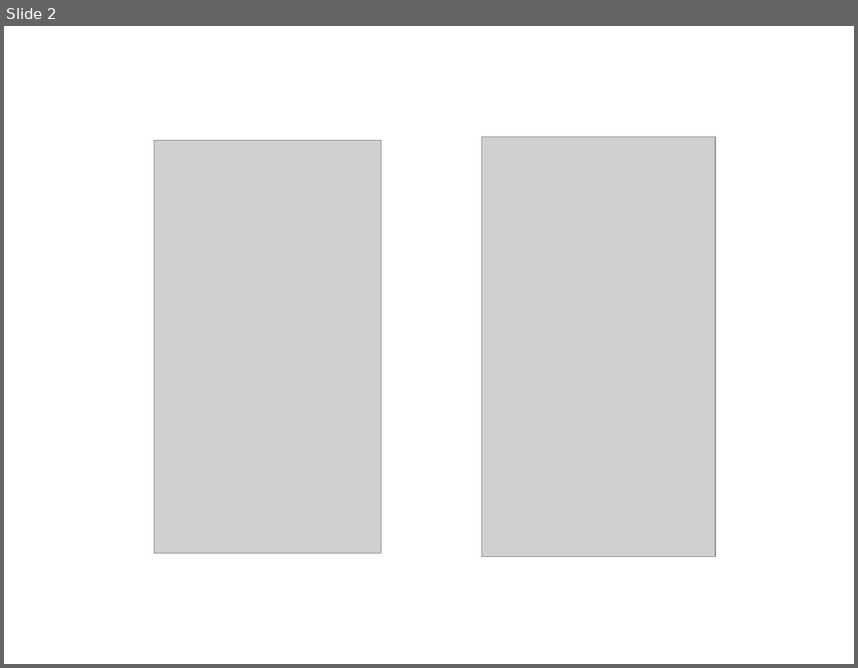
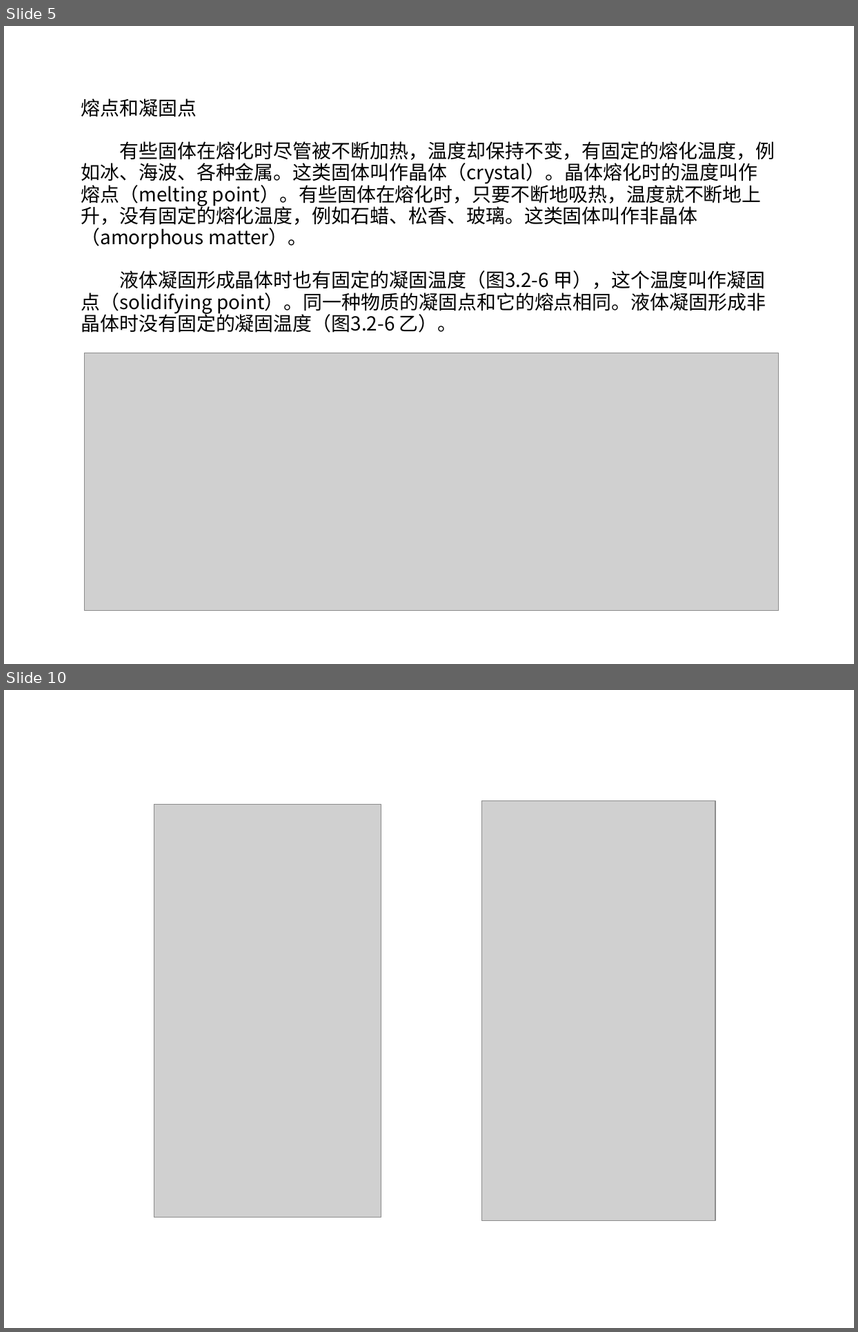
Before and after one commit to ericzhang/english-math, a slide deck: physics/grade-8-上/8上物理人教版-unit-3-物态变化.ppt. Shown one above the other, each under a label of ours: slide 2 before the commit, slides 5 and 10 after it; the slides between them are not shown. The pictures are 858x668 and 858x1332 pixels, drawn with LibreOffice and Linux fonts; fonts in the diff are those of the drawing; grey boxes stand for pictures. Boxes give left, top, right and bottom in pixels: in the first picture for what was removed or moved away, otherwise in the second. Text is boxed around its words. In the diff, an @@ line names an element or a change of style, - is before the commit and + after.

```diff
--- a/physics/grade-8-上/8上物理人教版-unit-3-物态变化.ppt
+++ b/physics/grade-8-上/8上物理人教版-unit-3-物态变化.ppt
@@ slide 5 added at (4, 26, 854, 664), background #FFFFFF @@
@@ text added at (81, 98, 775, 332), 18 pt, text #000000 @@
+熔点和凝固点
+有些固体在熔化时尽管被不断加热，温度却保持不变，有固定的熔化温度，例如冰、海波、各种金属。这类固体叫作晶体（crystal）。晶体熔化时的温度叫作熔点（melting point）。有些固体在熔化时，只要不断地吸热，温度就不断地上升，没有固定的熔化温度，例如石蜡、松香、玻璃。这类固体叫作非晶体（amorphous matter）。
+液体凝固形成晶体时也有固定的凝固温度（图3.2-6 甲），这个温度叫作凝固点（solidifying point）。同一种物质的凝固点和它的熔点相同。液体凝固形成非晶体时没有固定的凝固温度（图3.2-6 乙）。
@@ picture added at (85, 353, 780, 610) @@
@@ what was slide 2 is now slide 10 @@
```
Also in this commit, not shown: 8 other slides added, 45 other files.
